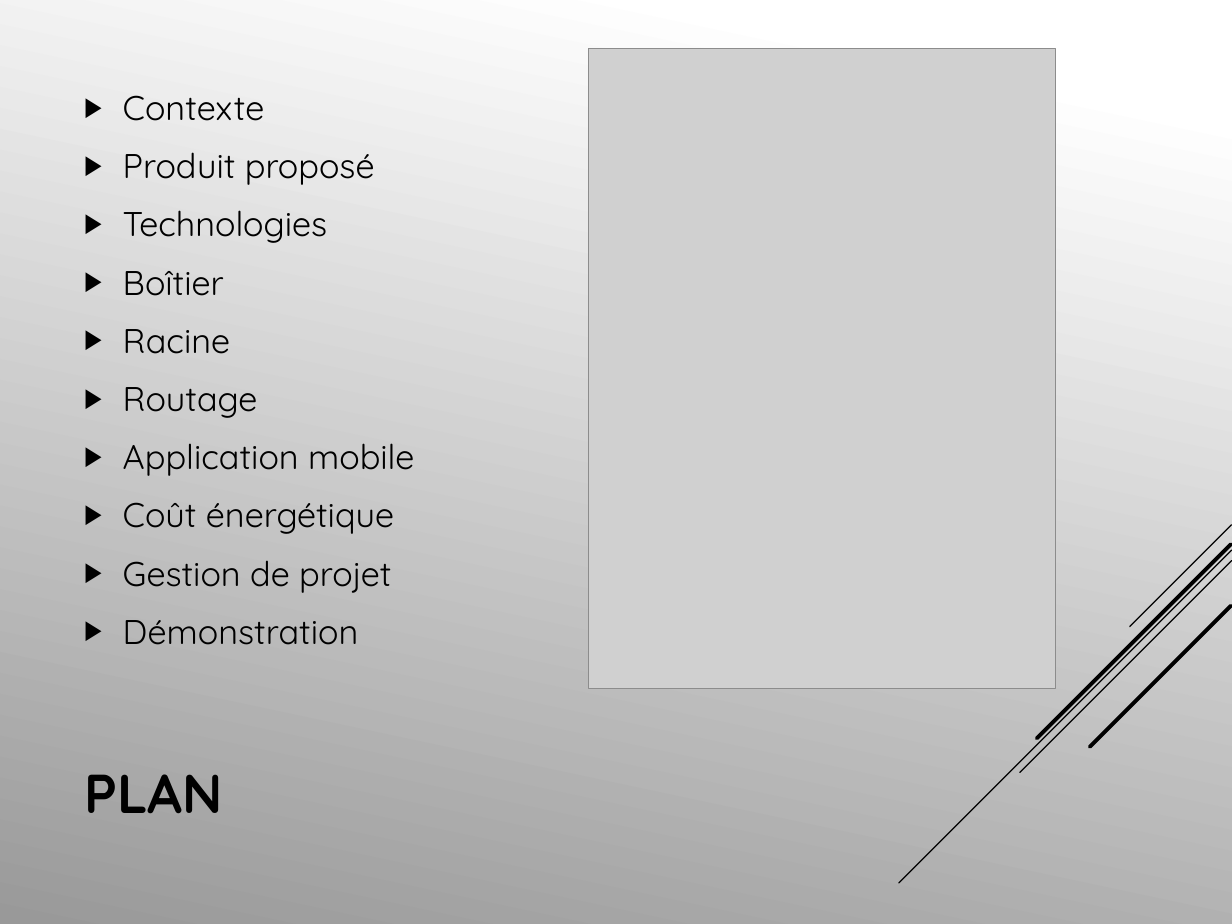
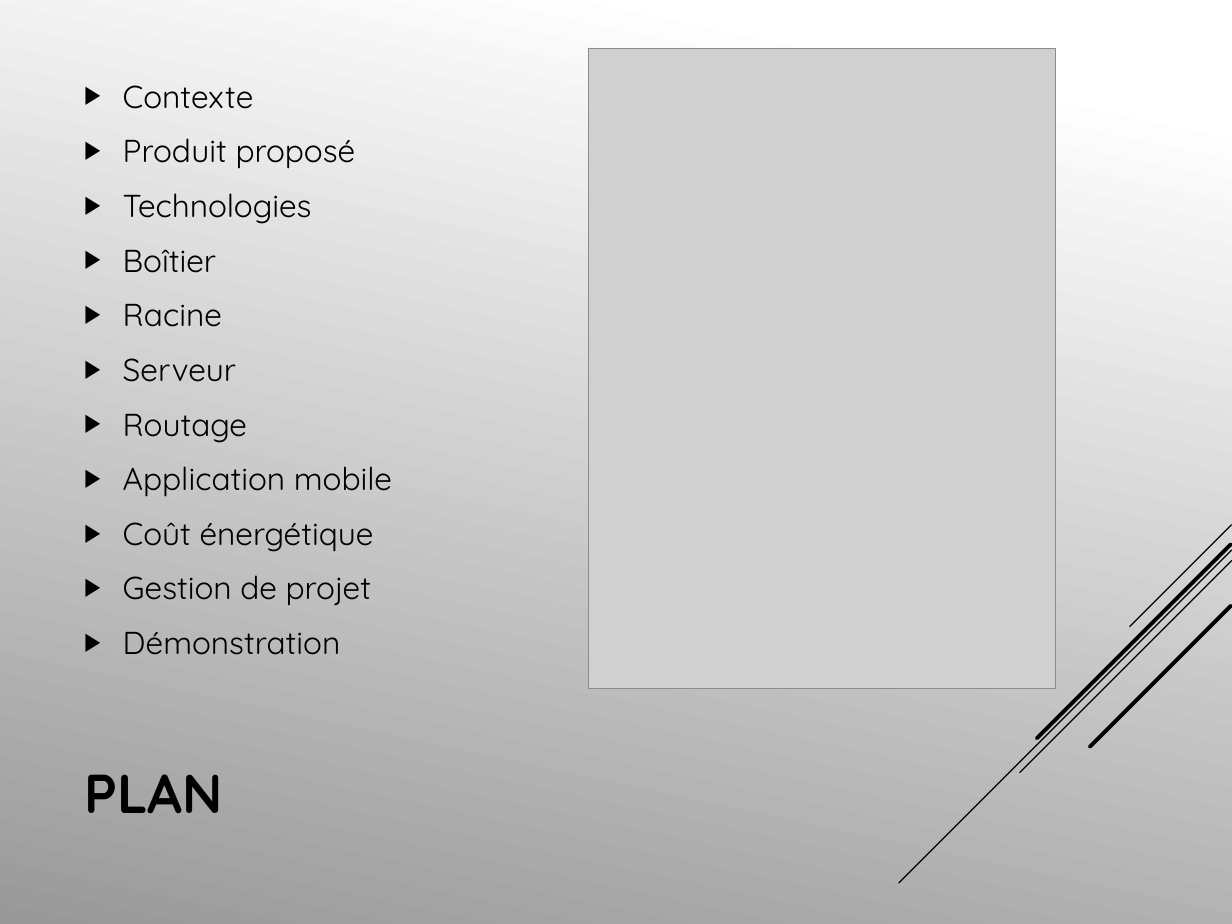
Before and after one commit to delisea/R-Montagne, a slide deck: slide 2 of R’Montagne.pptx. Drawn at 1232x924 pixels with LibreOffice and Linux fonts; fonts in the diff are those of the drawing; grey boxes stand for pictures. Boxes give left, top, right and bottom in pixels: in the first picture for what was removed or moved away, otherwise in the second. Text is boxed around its words. In the diff, an @@ line names an element or a change of style, - is before the commit and + after.

```diff
--- a/R’Montagne.pptx
+++ b/R’Montagne.pptx
@@ text at (123, 85, 392, 655): size 20 to 18.5 pt @@
@@ text at (123, 358, 236, 382): paragraph added @@
+▶ Serveur
```
Also in this commit, not shown: 6 other slides changed.
